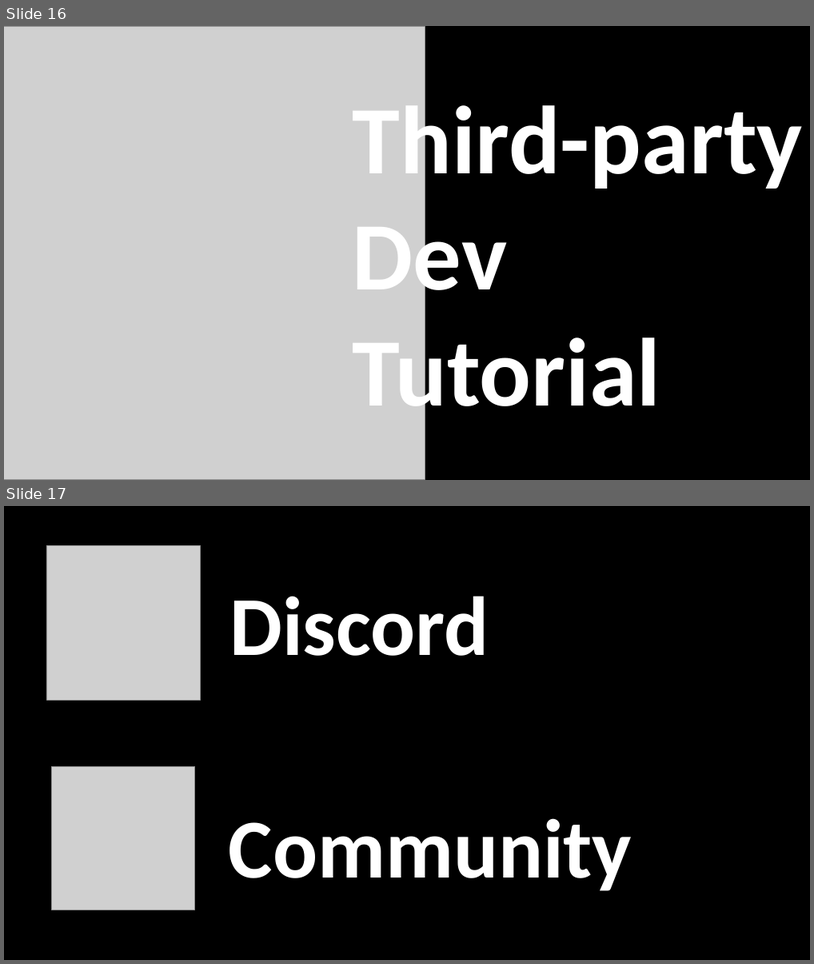
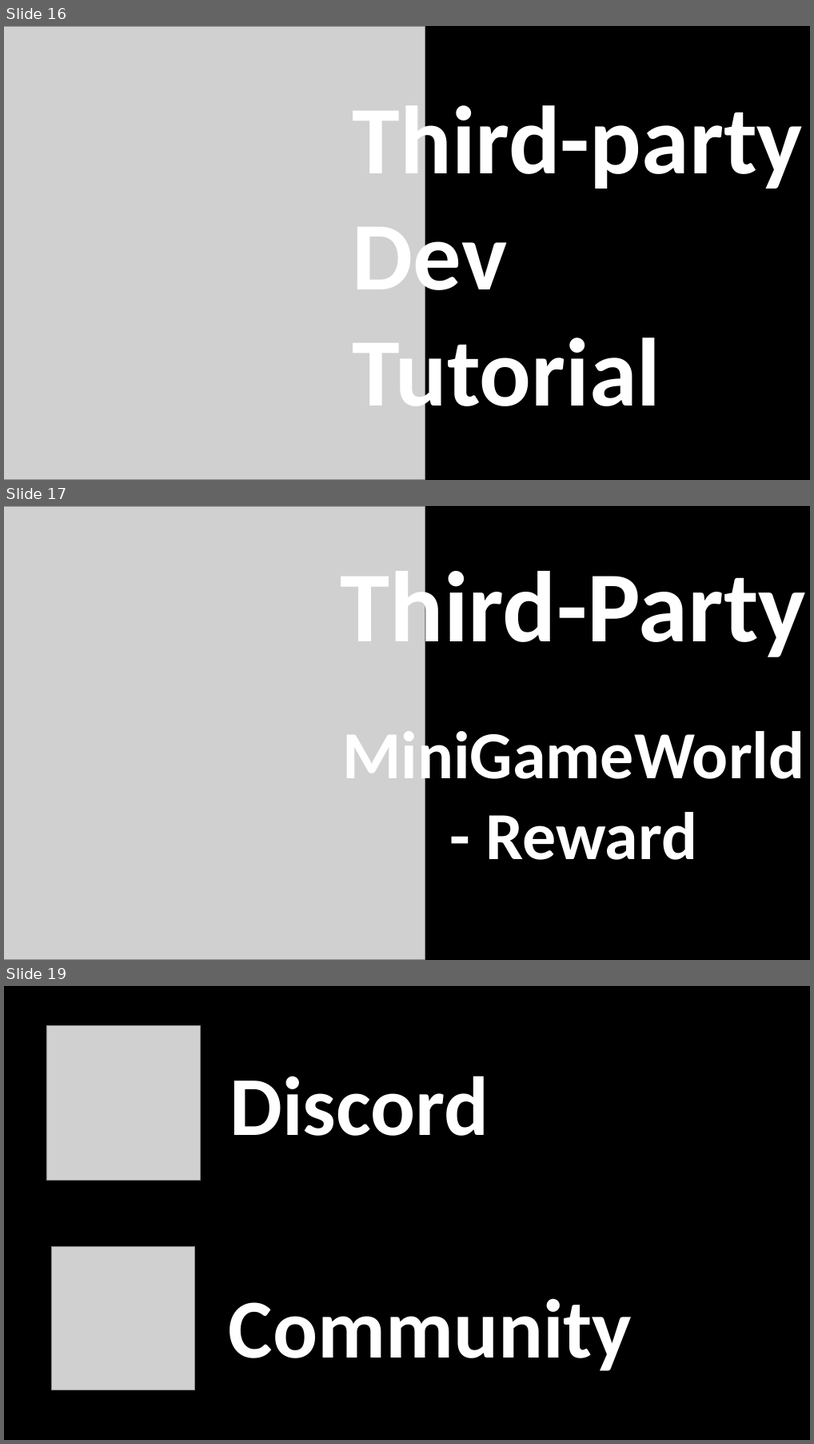
Before and after one commit to MiniGameWorlds/MiniGameWorld, a slide deck: resources/MiniGameWorld.pptx. Shown one above the other, each under a label of ours: slides 16 and 17 before the commit, slides 16, 17 and 19 after it; the slides between them are not shown. The pictures are 814x964 and 814x1444 pixels, drawn with LibreOffice and Linux fonts; fonts in the diff are those of the drawing; grey boxes stand for pictures. Boxes give left, top, right and bottom in pixels: in the first picture for what was removed or moved away, otherwise in the second. Text is boxed around its words. In the diff, an @@ line names an element or a change of style, - is before the commit and + after.

```diff
--- a/resources/MiniGameWorld.pptx
+++ b/resources/MiniGameWorld.pptx
@@ slide 17 added at (4, 506, 810, 960), background #000000 @@
@@ picture added at (4, 506, 425, 959) @@
@@ text added at (341, 558, 806, 664), 239 pt, text #FFFFFF, bold @@
+Third-Party
@@ text added at (342, 723, 805, 860), 160 pt, text #FFFFFF, bold @@
+MiniGameWorld
+- Reward
@@ what was slide 17 is now slide 19 @@
```
Also in this commit, not shown: 1 other slide added, 11 other files.
